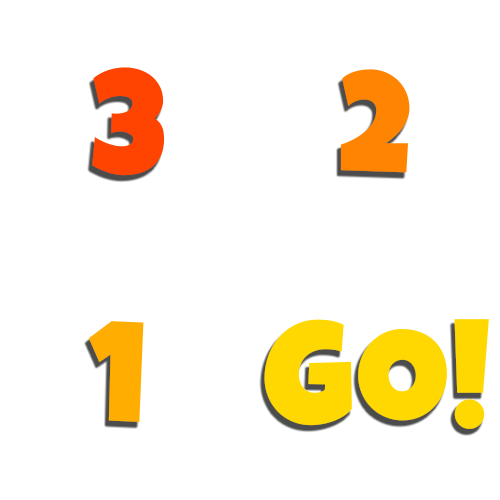
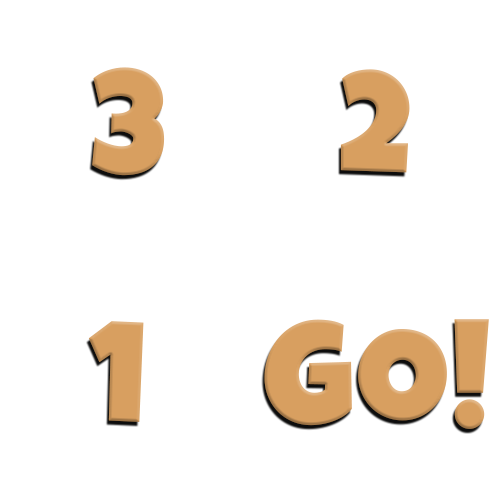
Before/after of a 500x500 layered artwork. What changed in the layer stack:
painted on "2" over box(340, 69, 410, 173)
painted on "1" over box(88, 321, 144, 422)
painted on "3" over box(92, 67, 165, 176)
painted on "GO!" over box(264, 319, 489, 429)
